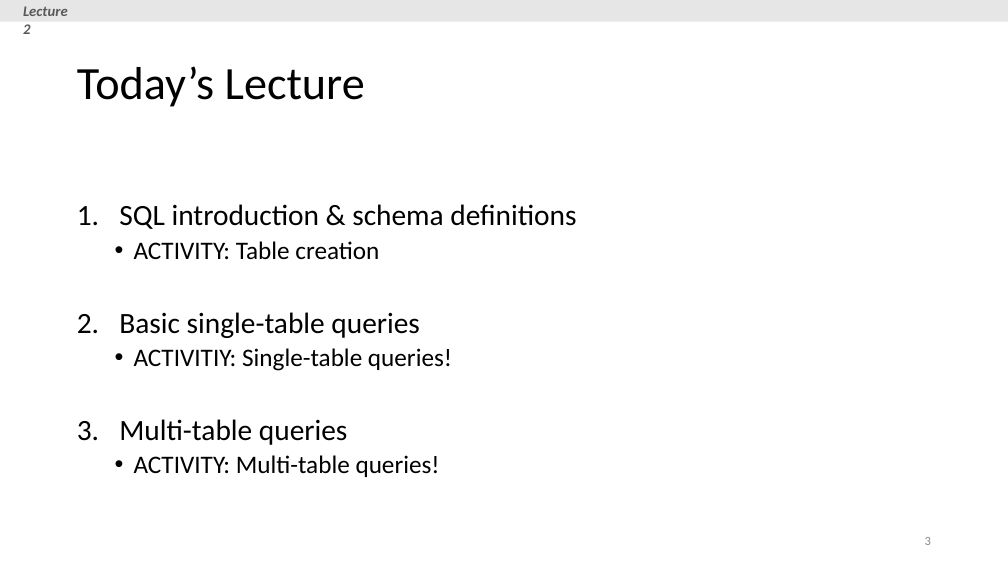
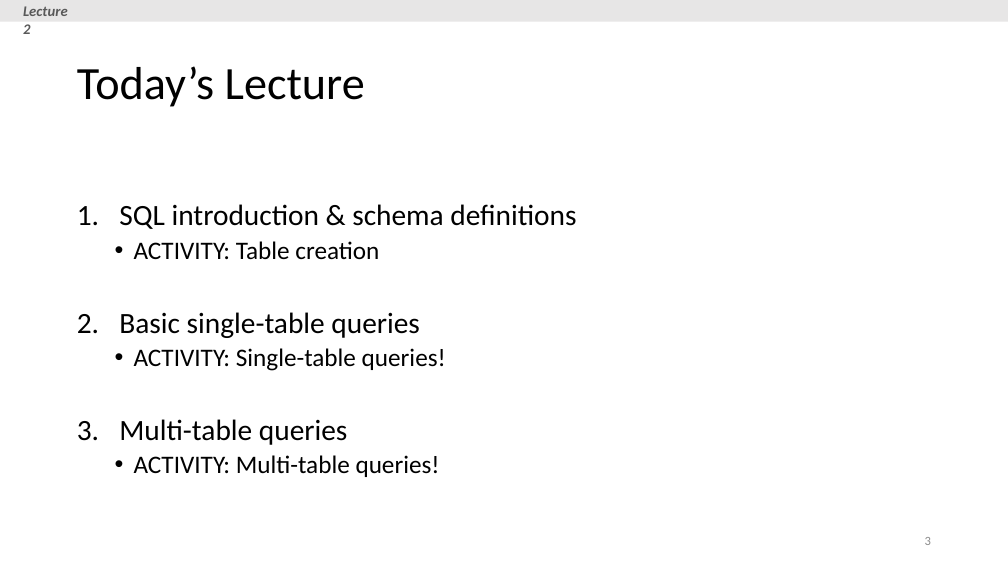
Before and after one commit to XIEQ/cs145-notebooks, a slide deck: slide 3 of lecture-2-3/Lecture_2_3_SQL.pptx. Drawn at 1008x567 pixels with LibreOffice and Linux fonts; fonts in the diff are those of the drawing. Boxes give left, top, right and bottom in pixels: in the first picture for what was removed or moved away, otherwise in the second. Text is boxed around its words. In the diff, an @@ line names an element or a change of style, - is before the commit and + after.

```diff
--- a/lecture-2-3/Lecture_2_3_SQL.pptx
+++ b/lecture-2-3/Lecture_2_3_SQL.pptx
@@ text at <box>134,348,446,371</box>: text changed @@
-  • ACTIVITIY: Single-table queries!
+  • ACTIVITY: Single-table queries!
```
Also in this commit, not shown: 1 other slide changed, 1 other file.
